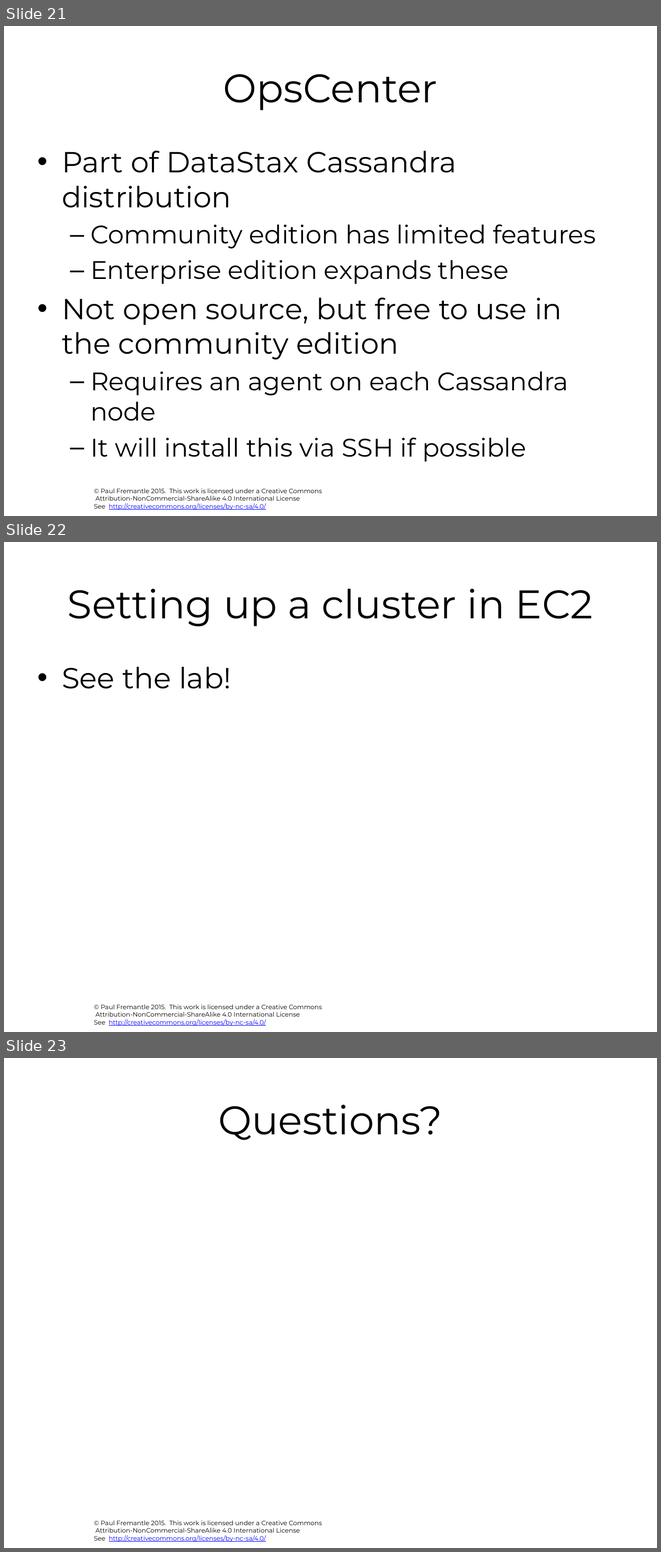
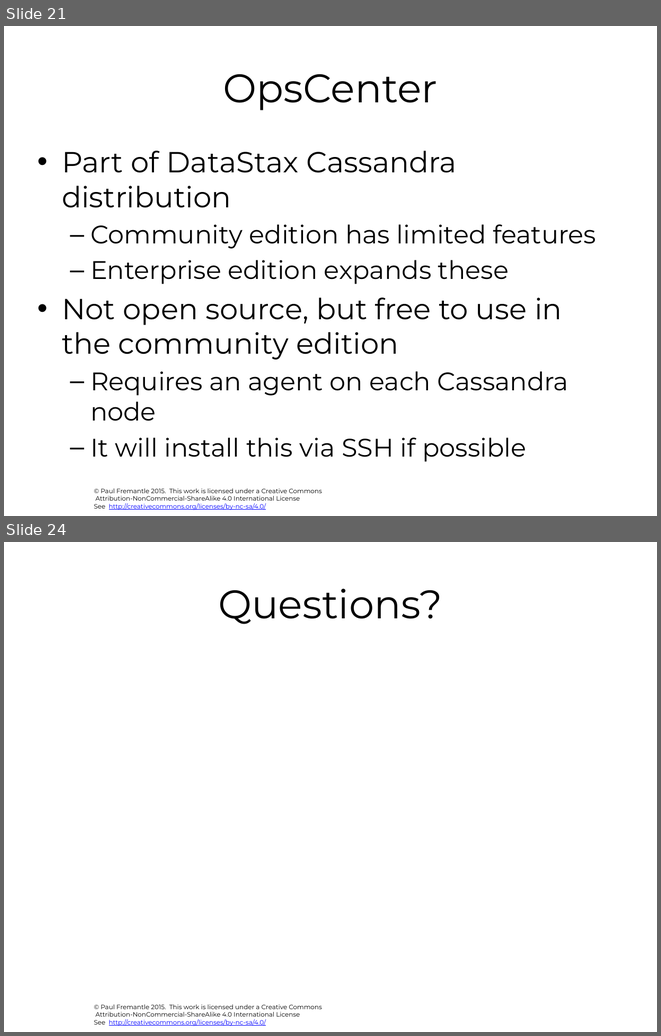
Before and after one commit to pzfreo/ox-clo, a slide deck: pres-source/10-Cassandra.pptx. Shown one above the other, each under a label of ours: slides 21, 22 and 23 before the commit, slides 21 and 24 after it; the slides between them are not shown. The pictures are 661x1552 and 661x1036 pixels, drawn with LibreOffice and Linux fonts; fonts in the diff are those of the drawing; background and template pictures are left out. Boxes give left, top, right and bottom in pixels: in the first picture for what was removed or moved away, otherwise in the second. Text is boxed around its words. In the diff, an @@ line names an element or a change of style, - is before the commit and + after.

```diff
--- a/pres-source/10-Cassandra.pptx
+++ b/pres-source/10-Cassandra.pptx
@@ slide 22 removed at box(4, 542, 657, 1032), background #FFFFFF; not listed: 1 template element that a slide beside it also shows @@
@@ title removed at box(68, 589, 593, 626) @@
-Setting up a cluster in EC2
@@ text removed at box(62, 667, 231, 689) @@
-• See the lab!
@@ what was slide 23 is now slide 24 @@
```
Also in this commit, not shown: 2 slides added, 4 other files.
